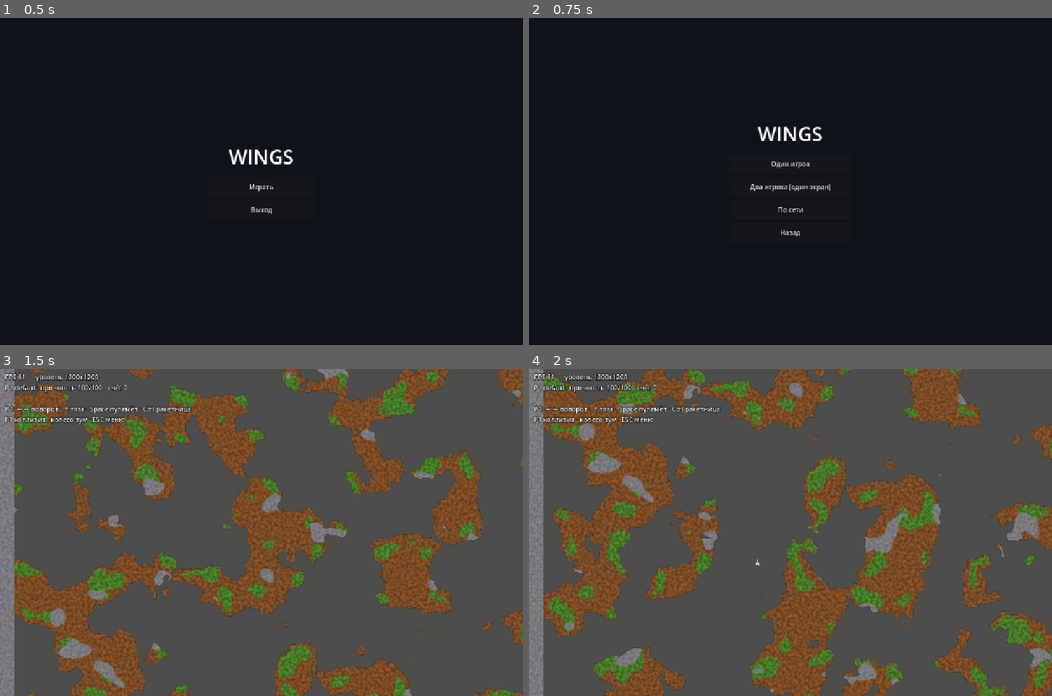
Above: before the commit, frames 1-4 (two rows, left to right).
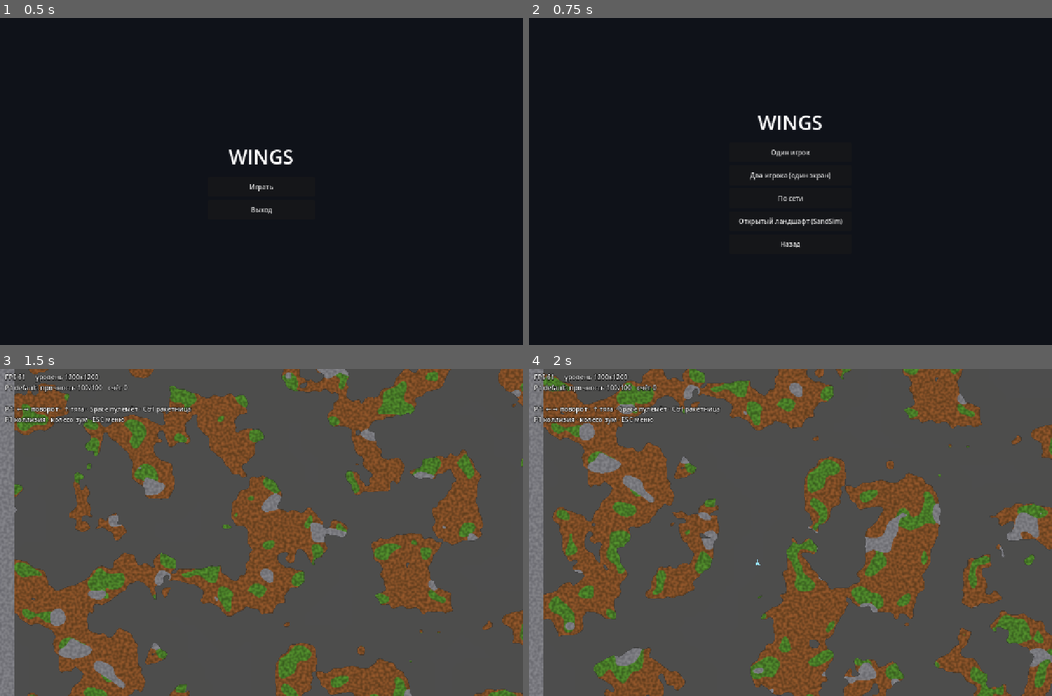
Above: after the commit, the same moments.

Repository: apbrandom/Scoria
Game: Godot game, scene res://scenes/menu/main_menu.tscn
Same seed, same stepped clock (60 frames per second), same inputs: the game is played once before the commit and once after it.
Inputs:
- Up to frame 1 (0.5 s): no input
- Up to frame 2 (0.75 s): click "Играть" at 0.5 s
- Up to frame 3 (1.5 s): click "Один игрок" at 1.25 s
- Up to frame 4 (2 s): no input

Frame 1 is identical in both runs. In frame 2, 1.5% of the frame differs, in the area x 40-60%, y 29-71%; in frame 3, less than 0.1%; in frame 4, less than 0.1%.

Commit message:
Новый режим меню "Открытый ландшафт" — рельеф уровня из SandSim
Первый мост между falling-sand симуляцией (SandSim) и настоящим играбельным
рельефом (Terrain/TerrainChunk, с которым сталкивается корабль) — раньше это
были две полностью не связанные системы.

scripts/level/sand_level_gen.gd: засыпает землю/песок/воду в SandSim
(шумовой профиль поверхности, дюны, два озера в найденных низких точках),
досчитывает до покоя ОДИН РАЗ при генерации уровня (статичный старт — выбор
заказчика, не живая симуляция во время полёта), запекает результат в те же
visual/mask Image, что понимает боевой Terrain.

GameRules.use_sand_level + новая кнопка "Открытый ландшафт (SandSim)" в
главном меню. Level.gd переключает источник рельефа, остальной путь
(Terrain/MatchManager/спавн/камера) не меняется.

12 новых headless-проверок (генератор изолированно + весь boot level.tscn
целиком + меню), полная регрессия tools/ (10 сцен) без единого провала.

Co-Authored-By: Claude Opus 4.8 <noreply@anthropic.com>

Diff:
--- a/Wings-clone/autoload/game_rules.gd
+++ b/Wings-clone/autoload/game_rules.gd
@@ -53,6 +53,16 @@
 ## один локальный + один по сети).
 var player_count: int = 2
 
+## Открыть level.tscn с рельефом из SandLevelGen (процедурный ландшафт —
+## земля/песок/вода, осевший ОДИН РАЗ при генерации через настоящую SandSim,
+## не живая симуляция в кадре полёта — notes/terrain_research.md, "статичный
+## старт") вместо обычной статичной пары levels/test/visual+mask.png. Меню
+## выставляет это ПЕРЕД change_scene_to_file(level.tscn), тот же паттерн, что
+## player_count. Другие пункты меню ("Один игрок"/"Два игрока") обязаны
+## сбрасывать флаг в false — иначе выбор "Открытый ландшафт" один раз протёк
+## бы во все последующие заходы в level.tscn за эту сессию игры.
+var use_sand_level: bool = false
+
 ## Какую роль занять в net_playground.gd: "auto" (гонка за bind порта — как
 ## было раньше, годится для .command-файла/прямого запуска сцены в обход
 ## меню), "host" или "join" (форс, ставит меню кнопками «Создать игру»/
@@ -79,5 +89,6 @@
 	reload_time_scale = 1.0
 	kills_per_level = 10
 	player_count = 2
+	use_sand_level = false
 	net_forced_role = "auto"
 	parallax_enabled = true
--- a/Wings-clone/scenes/level/level.gd
+++ b/Wings-clone/scenes/level/level.gd
@@ -42,8 +42,15 @@
 ## class_name может не резолвиться headless-запуском до пересканирования кэша).
 const GLOW_ENV_SCRIPT := preload("res://scripts/level/glow_environment.gd")
 const HUD_LABEL_SCRIPT := preload("res://scripts/level/hud_label.gd")
+## preload по пути — та же причина, что у остальных SCRIPT-констант выше
+## (свежий class_name может не резолвиться headless-запуском до пересборки кэша).
+const SAND_LEVEL_GEN_SCRIPT := preload("res://scripts/level/sand_level_gen.gd")
 const FALLBACK_SIZE := Vector2i(1200, 1200)
 const FALLBACK_SEED := 1337
+## Размер уровня для GameRules.use_sand_level (шире и площе FALLBACK_SIZE —
+## "много открытого пространства" заказчика ложится лучше на широкий экран,
+## чем на квадрат).
+const SAND_LEVEL_SIZE := Vector2i(1800, 900)
 const MENU_SCENE := "res://scenes/menu/main_menu.tscn"
 
 ## Камера кадрирует ОБА корабля: зажимаем зум сверху/снизу и оставляем запас
@@ -75,12 +82,23 @@
 		push_error("Не загрузилась палитра " + PALETTE_PATH)
 		return
 
-	var vis := LevelImageLoader.load_image(VISUAL_PATH)
-	var msk := LevelImageLoader.load_image(MASK_PATH)
-	if vis == null:
-		var lvl := TestLevelGen.generate(FALLBACK_SIZE, FALLBACK_SEED, _palette)
+	var vis: Image
+	var msk: Image
+	if GameRules.use_sand_level:
+		# "Открытый ландшафт" из главного меню — рельеф не нарисован вручную и
+		# не сгенерирован шумом (TestLevelGen), а осел ОДИН РАЗ через
+		# настоящую SandSim при заходе в уровень (статичный старт, не живая
+		# симуляция в кадре полёта — notes/terrain_research.md).
+		var lvl := SAND_LEVEL_GEN_SCRIPT.generate(SAND_LEVEL_SIZE, FALLBACK_SEED, _palette)
 		vis = lvl["visual"]
 		msk = lvl["mask"]
+	else:
+		vis = LevelImageLoader.load_image(VISUAL_PATH)
+		msk = LevelImageLoader.load_image(MASK_PATH)
+		if vis == null:
+			var lvl := TestLevelGen.generate(FALLBACK_SIZE, FALLBACK_SEED, _palette)
+			vis = lvl["visual"]
+			msk = lvl["mask"]
 
 	_terrain = Terrain.new()
 	_terrain.palette = _palette
--- a/Wings-clone/scenes/menu/main_menu.gd
+++ b/Wings-clone/scenes/menu/main_menu.gd
@@ -49,6 +49,11 @@
 	get_tree().change_scene_to_file(LEVEL_SCENE)
 
 
+func _on_sand_level_pressed() -> void:
+	_set_sand_level()
+	get_tree().change_scene_to_file(LEVEL_SCENE)
+
+
 func _on_network_pressed() -> void:
 	_show_net()
 
@@ -77,10 +82,22 @@
 ## тест "в лоб" через сами _on_*_pressed.
 func _set_single_player() -> void:
 	GameRules.player_count = 1
+	GameRules.use_sand_level = false
 
 
 func _set_local_two_player() -> void:
 	GameRules.player_count = 2
+	GameRules.use_sand_level = false
+
+
+## "Открытый ландшафт" — рельеф из процедурного SandLevelGen (земля/песок/
+## вода, см. scripts/level/sand_level_gen.gd) вместо статичной пары
+## levels/test/visual+mask.png. Сольный полёт (player_count=1) — тот же режим
+## демонстрации ландшафта, что и обычный "Один игрок", разница только в
+## источнике рельефа.
+func _set_sand_level() -> void:
+	GameRules.player_count = 1
+	GameRules.use_sand_level = true
 
 
 func _set_host_role() -> void:
--- a/Wings-clone/scenes/menu/main_menu.tscn
+++ b/Wings-clone/scenes/menu/main_menu.tscn
@@ -77,6 +77,11 @@
 custom_minimum_size = Vector2(300, 48)
 text = "По сети"
 
+[node name="SandLevel" type="Button" parent="Center/Root/ModeButtons"]
+layout_mode = 2
+custom_minimum_size = Vector2(300, 48)
+text = "Открытый ландшафт (SandSim)"
+
 [node name="Back" type="Button" parent="Center/Root/ModeButtons"]
 layout_mode = 2
 custom_minimum_size = Vector2(300, 48)
@@ -116,6 +121,7 @@
 [connection signal="pressed" from="Center/Root/ModeButtons/Single" to="." method="_on_single_pressed"]
 [connection signal="pressed" from="Center/Root/ModeButtons/LocalTwo" to="." method="_on_local_two_pressed"]
 [connection signal="pressed" from="Center/Root/ModeButtons/Network" to="." method="_on_network_pressed"]
+[connection signal="pressed" from="Center/Root/ModeButtons/SandLevel" to="." method="_on_sand_level_pressed"]
 [connection signal="pressed" from="Center/Root/ModeButtons/Back" to="." method="_on_back_pressed"]
 [connection signal="pressed" from="Center/Root/NetButtons/Host" to="." method="_on_host_pressed"]
 [connection signal="pressed" from="Center/Root/NetButtons/Join" to="." method="_on_join_pressed"]
--- /dev/null
+++ b/Wings-clone/scripts/level/sand_level_gen.gd
@@ -0,0 +1,198 @@
+## Процедурный генератор уровня из ядра SandSim (falling-sand), а не из
+## готового шумового рельефа (как TestLevelGen) — рельеф стартует как настоящая
+## симуляция материалов (земля/песок/вода), досчитанная до покоя ОДИН РАЗ при
+## генерации уровня ("статичный старт" — решение заказчика, не живая симуляция
+## во время полёта: см. notes/terrain_research.md, "Прототип: жидкость на
+## модели МАССЫ"). Дальше уровень ведёт себя как обычный разрушаемый рельеф
+## (Terrain.carve_circle) — тот же путь, что и у остальных уровней, никакой
+## живой симуляции в кадре полёта нет.
+##
+## Интерфейс НАРОЧНО совпадает с TestLevelGen.generate() — падает в то же
+## место в Level.gd (level.gd просто выбирает, какой генератор вызвать).
+##
+## class_name намеренно НЕ объявлен (в отличие от TestLevelGen) — вызывающий
+## код (level.gd) свежий, а голый идентификатор нового класса не всегда
+## резолвится headless-запуском до пересборки .godot/global_script_class_cache.cfg
+## (грабля уже не раз ловилась в проекте, см. terrain.gd::TerrainDebrisScript);
+## вызывающий берёт preload по пути.
+extends RefCounted
+
+const SAND_SIM := preload("res://scripts/sand/sand_sim.gd")
+const M_SAND := preload("res://data/sand/sand.tres")
+const M_STONE := preload("res://data/sand/stone.tres")
+const M_WATER := preload("res://data/sand/water.tres")
+const M_EARTH := preload("res://data/sand/earth.tres")
+
+## Совпадает с id-полями соответствующих .tres (проверено, не по памяти):
+## data/sand/sand.tres id=1, stone.tres id=2, water.tres id=3, earth.tres id=4.
+const SAND_ID := 1
+const STONE_ID := 2
+const WATER_ID := 3
+const EARTH_ID := 4
+
+## Сколько терраин-пикселей на одну клетку SandSim. Больше — крупнее и дешевле
+## (меньше клеток на тот же видимый размер уровня), меньше — детальнее рельеф.
+const CELL_PX := 6
+
+## Предохранитель: не тикать вечно, если что-то аномально не осядет. Не должно
+## случиться на такой скромной сцене (см. devlog §38 — сопоставимый по масштабу
+## объём воды устаканивался за ~3000 тиков при текущей настройке water.tres),
+## но без крышки один неудачный seed мог бы подвесить загрузку уровня навсегда.
+const MAX_SETTLE_TICKS := 20000
+
+## Толщина нерушимой каймы (в клетках SandSim) слева/справа/снизу — не даёт
+## кораблю вылететь за пределы уровня и провалиться под пол. Верх НАМЕРЕННО
+## без каймы (открытое небо — прямой запрос заказчика "много открытого
+## пространства"), в отличие от TestLevelGen, где уровень — замкнутая пещера.
+const BORDER_CELLS := 3
+
+
+## Возвращает {"visual": Image, "mask": Image}, как и TestLevelGen.generate().
+static func generate(size: Vector2i, rng_seed: int, palette: TerrainPalette) -> Dictionary:
+	var grid_w := maxi(size.x / CELL_PX, 16)
+	var grid_h := maxi(size.y / CELL_PX, 16)
+
+	var sim = SAND_SIM.new()
+	sim.setup(grid_w, grid_h, [M_SAND, M_STONE, M_WATER, M_EARTH])
+
+	var surface_row := _carve_initial_terrain(sim, grid_w, grid_h, rng_seed)
+	_carve_lake(sim, surface_row, grid_w, grid_h, int(grid_w * 0.28), int(grid_w * 0.12))
+	_carve_lake(sim, surface_row, grid_w, grid_h, int(grid_w * 0.68), int(grid_w * 0.14))
+
+	var ticks := 0
+	while sim.is_active() and ticks < MAX_SETTLE_TICKS:
+		sim.step()
+		ticks += 1
+
+	return _bake_images(sim, grid_w, grid_h, size, palette)
+
+
+## Насыпает исходную форму ДО первого step(): холмистая поверхность (шум) —
+## под ней земля, пятнами песчаные дюны сверху, кайма из камня по бокам/низу.
+## Возвращает surface_row (профиль поверхности по колонкам) — нужен _carve_lake,
+## чтобы находить действительно низкие места рельефа, а не рыть озеро вслепую.
+static func _carve_initial_terrain(sim, grid_w: int, grid_h: int, rng_seed: int) -> PackedInt32Array:
+	var height_noise := FastNoiseLite.new()
+	height_noise.seed = rng_seed
+	height_noise.frequency = 0.02
+	height_noise.fractal_octaves = 3
+
+	var patch_noise := FastNoiseLite.new()
+	patch_noise.seed = rng_seed + 1
+	patch_noise.frequency = 0.06
+
+	# Средняя линия поверхности — на 55% высоты, чтобы над рельефом осталось
+	# много открытого неба (явный запрос заказчика "открытое пространство").
+	var base_row := int(grid_h * 0.55)
+	var amplitude := grid_h * 0.12
+
+	var surface_row := PackedInt32Array()
+	surface_row.resize(grid_w)
+
+	for gx in grid_w:
+		var n := height_noise.get_noise_1d(float(gx))  # -1..1
+		var row := base_row + int(n * amplitude)
+		row = clampi(row, 2, grid_h - BORDER_CELLS - 2)
+		surface_row[gx] = row
+
+		var in_side_border := gx < BORDER_CELLS or gx >= grid_w - BORDER_CELLS
+		for gy in range(row, grid_h):
+			if in_side_border or gy >= grid_h - BORDER_CELLS:
+				sim.set_cell(gx, gy, STONE_ID)
+				continue
+			# Верхний слой профиля (первые ~5 клеток вглубь) местами — дюна
+			# песка поверх земли, как настоящий рельеф "песок на грунте".
+			var is_dune := gy < row + 5 and patch_noise.get_noise_2d(gx, gy) > 0.15
+			sim.set_cell(gx, gy, SAND_ID if is_dune else EARTH_ID)
+
+	return surface_row
+
+
+## Находит самую низкую точку профиля в окне [cx-half, cx+half] и наливает
+## туда воду от (lowest - 6) до локального дна каждой колонки окна — озеро
+## физически сидит В понижении рельефа (колонки-холмы внутри того же окна,
+## чей профиль ВЫШЕ уровня налива, водой не заливаются — торчат берегом).
+static func _carve_lake(sim, surface_row: PackedInt32Array, grid_w: int, grid_h: int,
+		cx: int, half: int) -> void:
+	var x0 := maxi(cx - half, BORDER_CELLS + 1)
+	var x1 := mini(cx + half, grid_w - BORDER_CELLS - 2)
+	if x1 <= x0:
+		return
+	var lowest := 0
+	for gx in range(x0, x1 + 1):
+		lowest = maxi(lowest, surface_row[gx])
+	var fill_top := maxi(lowest - 6, 2)
+	for gx in range(x0, x1 + 1):
+		var bottom := surface_row[gx]
+		for gy in range(fill_top, bottom):
+			sim.set_cell(gx, gy, WATER_ID)
+
+
+## Клетка SandSim -> класс рельефа Terrain. SAND -> SOFT ("рыхлое", рвётся
+## охотнее), EARTH -> NORMAL (основная "Земля"), STONE -> INDESTRUCTIBLE,
+## WATER -> WATER (несолидный класс — с ним нельзя столкнуться физически,
+## см. TerrainPalette.SOLID).
+static func _cls_of(sand_id: int) -> int:
+	match sand_id:
+		SAND_ID: return TerrainPalette.Cls.SOFT
+		EARTH_ID: return TerrainPalette.Cls.NORMAL
+		STONE_ID: return TerrainPalette.Cls.INDESTRUCTIBLE
+		WATER_ID: return TerrainPalette.Cls.WATER
+		_: return TerrainPalette.Cls.EMPTY
+
+
+## Разворачивает осевшую сетку SandSim в пиксельные Image (visual+mask) в
+## разрешении output_size — каждая клетка становится блоком CELL_PX×CELL_PX.
+static func _bake_images(sim, grid_w: int, grid_h: int, output_size: Vector2i,
+		palette: TerrainPalette) -> Dictionary:
+	var w := output_size.x
+	var h := output_size.y
+	var vis := PackedByteArray(); vis.resize(w * h * 4)
+	var msk := PackedByteArray(); msk.resize(w * h * 4)
+
+	var mr := PackedByteArray(); mr.resize(TerrainPalette.CLASS_COUNT)
+	var mg := PackedByteArray(); mg.resize(TerrainPalette.CLASS_COUNT)
+	var mb := PackedByteArray(); mb.resize(TerrainPalette.CLASS_COUNT)
+	for cls in TerrainPalette.CLASS_COUNT:
+		var v: int = palette.mask_rgb[cls]
+		mr[cls] = (v >> 16) & 0xFF
+		mg[cls] = (v >> 8) & 0xFF
+		mb[cls] = v & 0xFF
+
+	for gy in grid_h:
+		var py0 := gy * CELL_PX
+		var block_h := mini(CELL_PX, h - py0)
+		if block_h <= 0:
+			continue
+		for gx in grid_w:
+			var px0 := gx * CELL_PX
+			var block_w := mini(CELL_PX, w - px0)
+			if block_w <= 0:
+				continue
+			var cls := _cls_of(sim.get_cell(gx, gy))
+			var r := 0
+			var g := 0
+			var b := 0
+			var a := 255
+			match cls:
+				TerrainPalette.Cls.EMPTY:
+					a = 0
+				TerrainPalette.Cls.WATER:
+					r = 24; g = 60; b = 190; a = 190
+				TerrainPalette.Cls.INDESTRUCTIBLE:
+					r = 120; g = 120; b = 128
+				TerrainPalette.Cls.SOFT:
+					r = 214; g = 186; b = 122  # песок — светлый тёплый
+				_:  # NORMAL — земля
+					r = 122; g = 82; b = 46
+			for oy in block_h:
+				var row := (py0 + oy) * w
+				for ox in block_w:
+					var o := (row + px0 + ox) * 4
+					vis[o] = r; vis[o + 1] = g; vis[o + 2] = b; vis[o + 3] = a
+					msk[o] = mr[cls]; msk[o + 1] = mg[cls]; msk[o + 2] = mb[cls]; msk[o + 3] = 255
+
+	return {
+		"visual": Image.create_from_data(w, h, false, Image.FORMAT_RGBA8, vis),
+		"mask": Image.create_from_data(w, h, false, Image.FORMAT_RGBA8, msk),
+	}
--- a/Wings-clone/tools/test_menu.gd
+++ b/Wings-clone/tools/test_menu.gd
@@ -82,6 +82,16 @@
 	_check("Вдвоём -> GameRules.player_count = 2", GameRules.player_count == 2,
 		"player_count=%d" % GameRules.player_count)
 
+	menu._set_sand_level()
+	_check("Открытый ландшафт -> GameRules.use_sand_level = true", GameRules.use_sand_level,
+		"use_sand_level=%s" % GameRules.use_sand_level)
+	_check("Открытый ландшафт -> тоже сольный полёт (player_count = 1)",
+		GameRules.player_count == 1, "player_count=%d" % GameRules.player_count)
+
+	menu._set_local_two_player()
+	_check("Вдвоём после Ландшафта -> сбрасывает use_sand_level в false",
+		not GameRules.use_sand_level, "use_sand_level=%s" % GameRules.use_sand_level)
+
 	menu._set_host_role()
 	_check("Хост -> GameRules.net_forced_role = \"host\"", GameRules.net_forced_role == "host",
 		"net_forced_role=%s" % GameRules.net_forced_role)
--- /dev/null
+++ b/Wings-clone/tools/test_sand_level_boot.gd
@@ -0,0 +1,68 @@
+## Headless-проверка: level.tscn реально загружается с GameRules.use_sand_level
+## (режим "Открытый ландшафт" из главного меню) — не только сам генератор
+## изолированно (см. test_sand_level_gen.gd), а весь путь целиком: Terrain
+## принимает картинки от SandLevelGen, MatchManager находит место спавна,
+## корабль реально появляется на сцене.
+##
+## Запуск: godot --headless --path Wings-clone res://tools/test_sand_level_boot.tscn
+extends Node
+
+const LEVEL_SCENE := preload("res://scenes/level/level.tscn")
+
+var _pass := 0
+var _fail := 0
+
+
+func _ready() -> void:
+	print("=== Проверка загрузки level.tscn с use_sand_level (%s) ===" % DisplayServer.get_name())
+	_run()
+	print("\n=== ИТОГ: %d пройдено, %d провалено ===" % [_pass, _fail])
+	get_tree().quit(1 if _fail > 0 else 0)
+
+
+func _check(title: String, ok: bool, detail := "") -> void:
+	if ok:
+		_pass += 1
+	else:
+		_fail += 1
+	print("  [%s] %s   %s" % ["OK" if ok else "ПРОВАЛ", title, detail])
+
+
+func _run() -> void:
+	GameRules.reset()
+	# Тот же путь, что и настоящее меню (main_menu.gd::_set_sand_level) —
+	# player_count и use_sand_level всегда ставятся ВМЕСТЕ, поэтому и тест
+	# должен воспроизводить пару, а не один флаг (иначе проверяет вымышленное
+	# состояние, которого в реальной игре никогда не бывает).
+	GameRules.player_count = 1
+	GameRules.use_sand_level = true
+
+	# Level._ready() выполняется целиком СИНХРОННО внутри add_child (см. тот же
+	# довод в test_menu.gd) — рельеф загружен и корабль заспавнен уже здесь.
+	var level := LEVEL_SCENE.instantiate()
+	add_child(level)
+
+	var terrain: Terrain = level.get_node("Terrain") if level.has_node("Terrain") else _find_terrain(level)
+	_check("Terrain реально создан", terrain != null)
+	if terrain == null:
+		GameRules.reset()
+		return
+
+	_check("Размер уровня совпадает с SAND_LEVEL_SIZE (1800x900)",
+		terrain.size == Vector2i(1800, 900), "size=%s" % terrain.size)
+	_check("В рельефе есть твёрдые пиксели (не пустой уровень)",
+		terrain.count_solid() > 0, "count_solid=%d" % terrain.count_solid())
+
+	var ships := level.get_children().filter(func(c): return c is Ship)
+	_check("Корабль реально заспавнен (player_count=1 -> 1 корабль)", ships.size() == 1,
+		"кораблей на сцене: %d" % ships.size())
+
+	level.queue_free()
+	GameRules.reset()
+
+
+func _find_terrain(root: Node) -> Terrain:
+	for c in root.get_children():
+		if c is Terrain:
+			return c
+	return null
--- /dev/null
+++ b/Wings-clone/tools/test_sand_level_boot.tscn
@@ -0,0 +1,6 @@
+[gd_scene load_steps=2 format=3]
+
+[ext_resource type="Script" path="res://tools/test_sand_level_boot.gd" id="1_slb"]
+
+[node name="TestSandLevelBoot" type="Node"]
+script = ExtResource("1_slb")
--- /dev/null
+++ b/Wings-clone/tools/test_sand_level_gen.gd
@@ -0,0 +1,94 @@
+## Headless-проверка процедурного генератора уровня SandLevelGen — без окна.
+##
+## Запуск: godot --headless --path Wings-clone res://tools/test_sand_level_gen.tscn
+##
+## Проверяем ровно то, что нужно от "простенького уровня с открытым
+## пространством, землёй, песком и водой" (прямой запрос заказчика), а не
+## просто "не упало":
+##  - размер картинок совпадает с заказанным;
+##  - верхняя часть уровня по большей части ОТКРЫТА (небо, alpha=0) — иначе
+##    это будет закрытая пещера, а не "много открытого пространства";
+##  - в маске реально присутствуют все три материала (Земля/Песок/Вода), а не
+##    только заглушка одного цвета;
+##  - генерация детерминирована (тот же seed -> побитово тот же результат) —
+##    иначе будущий сетевой запуск с тем же seed у хоста и клиента разойдётся;
+##  - укладывается в разумное время (лог, не жёсткий assert — но если счётчик
+##    тиков дошёл до предохранителя MAX_SETTLE_TICKS, это симптом, что что-то
+##    аномально не осело, и заслуживает провала).
+extends Node
+
+const SAND_LEVEL_GEN := preload("res://scripts/level/sand_level_gen.gd")
+const PALETTE := preload("res://data/terrain/wings_classes.tres")
+
+const SIZE := Vector2i(1800, 900)
+const SEED := 20260724
+
+var _pass := 0
+var _fail := 0
+
+
+func _ready() -> void:
+	print("=== Проверка SandLevelGen (%s) ===" % DisplayServer.get_name())
+	_test_generates_expected_size_and_content()
+	_test_determinism()
+	print("\n=== ИТОГ: %d пройдено, %d провалено ===" % [_pass, _fail])
+	get_tree().quit(1 if _fail > 0 else 0)
+
+
+func _check(cond: bool, name: String, extra: String = "") -> void:
+	if cond:
+		_pass += 1
+		print("  [OK] %s" % name)
+	else:
+		_fail += 1
+		print("  [ПРОВАЛ] %s%s" % [name, ("  — " + extra) if extra != "" else ""])
+
+
+func _test_generates_expected_size_and_content() -> void:
+	var t0 := Time.get_ticks_msec()
+	var out := SAND_LEVEL_GEN.generate(SIZE, SEED, PALETTE)
+	var msec := Time.get_ticks_msec() - t0
+	print("  (генерация заняла %d мс)" % msec)
+
+	var vis: Image = out["visual"]
+	var msk: Image = out["mask"]
+	_check(vis.get_size() == SIZE, "размер visual совпадает с заказанным",
+		"%s vs %s" % [vis.get_size(), SIZE])
+	_check(msk.get_size() == SIZE, "размер mask совпадает с заказанным")
+
+	var md := msk.get_data()
+	var vd := vis.get_data()
+	var n := SIZE.x * SIZE.y
+
+	# --- открытое небо: верхняя половина картинки по большей части прозрачна ---
+	var top_h := SIZE.y / 2
+	var top_empty := 0
+	var top_total := top_h * SIZE.x
+	for y in top_h:
+		var row := y * SIZE.x
+		for x in SIZE.x:
+			if vd[(row + x) * 4 + 3] == 0:
+				top_empty += 1
+	var top_empty_frac := float(top_empty) / float(top_total)
+	_check(top_empty_frac > 0.6, "верхняя половина уровня по большей части открыта (небо)",
+		"доля пустого %.2f" % top_empty_frac)
+
+	# --- присутствие всех трёх материалов в маске (по цвету класса) ---
+	var lut := PALETTE.build_rgb555_lut()
+	var seen := {}
+	for i in n:
+		var o := i * 4
+		var key := ((md[o] >> 3) << 10) | ((md[o + 1] >> 3) << 5) | (md[o + 2] >> 3)
+		seen[lut[key]] = true
+	_check(seen.has(TerrainPalette.Cls.NORMAL), "в уровне есть класс Земля (NORMAL)")
+	_check(seen.has(TerrainPalette.Cls.SOFT), "в уровне есть класс Песок (SOFT)")
+	_check(seen.has(TerrainPalette.Cls.WATER), "в уровне есть класс Вода (WATER)")
+	_check(seen.has(TerrainPalette.Cls.EMPTY), "в уровне есть открытое пространство (EMPTY)")
+
+
+func _test_determinism() -> void:
+	var a := SAND_LEVEL_GEN.generate(SIZE, SEED, PALETTE)
+	var b := SAND_LEVEL_GEN.generate(SIZE, SEED, PALETTE)
+	var av: Image = a["visual"]
+	var bv: Image = b["visual"]
+	_check(av.get_data() == bv.get_data(), "детерминизм: два прогона с тем же seed дают тот же visual")
--- /dev/null
+++ b/Wings-clone/tools/test_sand_level_gen.tscn
@@ -0,0 +1,6 @@
+[gd_scene load_steps=2 format=3]
+
+[ext_resource type="Script" path="res://tools/test_sand_level_gen.gd" id="1_slg"]
+
+[node name="TestSandLevelGen" type="Node"]
+script = ExtResource("1_slg")
Not shown, changed: notes/devlog.md
Not shown, changed: notes/roadmap.md
